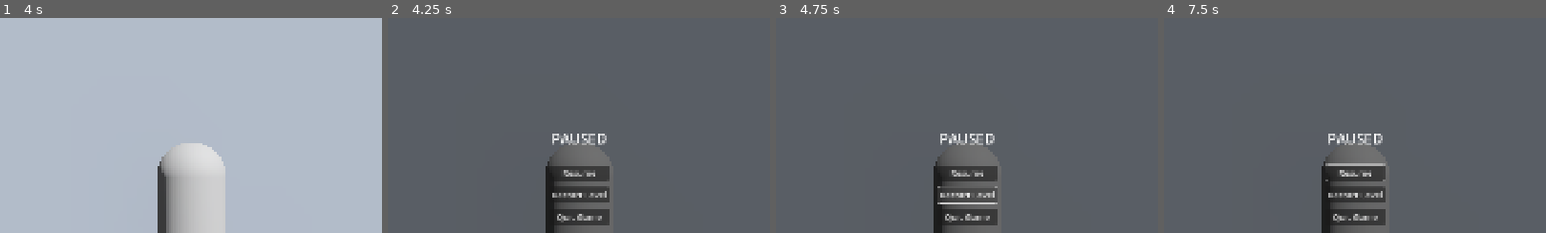
Above: before the commit, frames 1-4 (left to right).
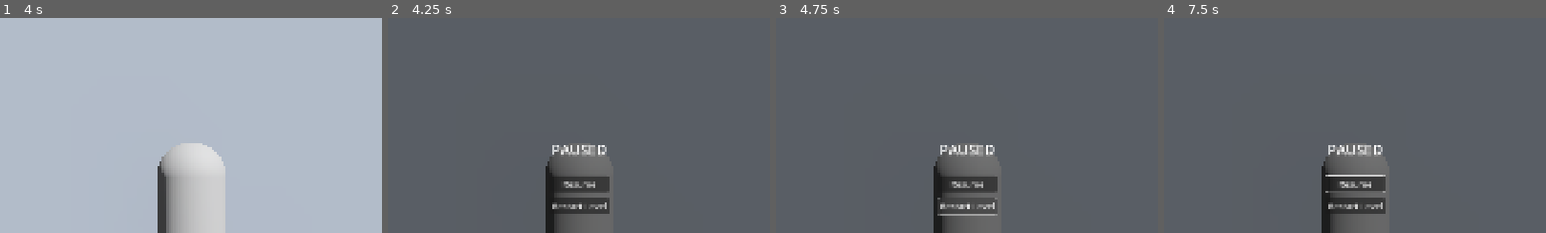
Above: after the commit, the same moments.

Repository: JacobSchantz/LightWeCanSee
Game: Godot game, scene res://scenes/tutorial_level.tscn
The game is run twice, just before and just after one commit, with the same random seed, the same clock (stepped at 60 frames per second) and the same inputs.
Inputs (mouse positions are % of the whole screen's width and height, from its top left):
- Up to frame 1 (4 s): tap G (extend_box) at 0.5, 0.6, 1.25, 1.35, 2, 2.1, 2.75, 2.85, 3.5, 3.6 s; move the mouse to (55, 50) at 0.52 s; hold Up (ui_up) from 0.53 s (still down); click (55, 50) at 0.67 s; tap Enter (ui_accept) at 0.77, 1.52, 3.02, 3.77 s; move the mouse to (45, 50) at 1.27 s; click (45, 50) at 1.42 s; move the mouse to (52, 48) at 2.02 s; click (52, 48) at 2.17 s; move the mouse to (49, 52) at 2.77 s; click (49, 52) at 2.92 s; move the mouse to (57, 51) at 3.52 s; click (57, 51) at 3.67 s
- Up to frame 2 (4.25 s): keep holding Up (ui_up); tap Escape (ui_cancel) at 4.15 s
- Up to frame 3 (4.75 s): release Up (ui_up) at 4.25 s; click "Restart Level" at 4.25 s
- Up to frame 4 (7.5 s): click "Restart Level" at 5 s; click "Restart Level" at 5.75 s; click "Resume" at 6.5 s; tap G (extend_box) at 7.25, 7.35 s; move the mouse to (20, 35) at 7.27 s; hold Left (ui_left) from 7.28 s (still down); click (20, 35) at 7.42 s
The pictures show only the part of the screen within x 25-75%, y 13-63%; the shares and areas given below are measured in that part.

Frame 1 is identical in both runs. In frame 2, 2.8% of the frame differs, in the area x 43-58%, y 53-97%; in frame 3, 3.0%; in frame 4, 3.2%, in the area x 42-58%, y 53-97%.

Commit message:
removed main menu

Diff:
--- a/scenes/level_manager.tscn
+++ /dev/null
@@ -1,71 +0,0 @@
-[gd_scene load_steps=6 format=3 uid="uid://c0c2ld8o4i31y"]
-
-[ext_resource type="PackedScene" uid="uid://dccutkhjc0ydt" path="res://scenes/player.tscn" id="2_6q5aq"]
-[ext_resource type="PackedScene" uid="uid://bw7hdh5yqcqd4" path="res://scenes/pause_menu.tscn" id="3_xp0yy"]
-
-[sub_resource type="Animation" id="Animation_fkun7"]
-resource_name = "fade_in"
-length = 0.5
-tracks/0/type = "value"
-tracks/0/imported = false
-tracks/0/enabled = true
-tracks/0/path = NodePath("TransitionOverlay:color")
-tracks/0/interp = 1
-tracks/0/loop_wrap = true
-tracks/0/keys = {
-"times": PackedFloat32Array(0, 0.5),
-"transitions": PackedFloat32Array(1, 1),
-"update": 0,
-"values": [Color(0, 0, 0, 1), Color(0, 0, 0, 0)]
-}
-
-[sub_resource type="Animation" id="Animation_qdvim"]
-resource_name = "fade_out"
-length = 0.5
-tracks/0/type = "value"
-tracks/0/imported = false
-tracks/0/enabled = true
-tracks/0/path = NodePath("TransitionOverlay:color")
-tracks/0/interp = 1
-tracks/0/loop_wrap = true
-tracks/0/keys = {
-"times": PackedFloat32Array(0, 0.5),
-"transitions": PackedFloat32Array(1, 1),
-"update": 0,
-"values": [Color(0, 0, 0, 0), Color(0, 0, 0, 1)]
-}
-
-[sub_resource type="AnimationLibrary" id="AnimationLibrary_n0knj"]
-_data = {
-&"fade_in": SubResource("Animation_fkun7"),
-&"fade_out": SubResource("Animation_qdvim")
-}
-
-[node name="LevelManager" type="Node3D"]
-
-[node name="LevelContainer" type="Node3D" parent="."]
-
-[node name="Player" parent="." instance=ExtResource("2_6q5aq")]
-transform = Transform3D(1, 0, 0, 0, 1, 0, 0, 0, 1, 0, 1, 5)
-
-[node name="DirectionalLight3D" type="DirectionalLight3D" parent="."]
-transform = Transform3D(0.866025, -0.353553, 0.353553, 0, 0.707107, 0.707107, -0.5, -0.612372, 0.612372, 0, 10, 0)
-shadow_enabled = true
-
-[node name="TransitionOverlay" type="ColorRect" parent="."]
-anchors_preset = 15
-anchor_right = 1.0
-anchor_bottom = 1.0
-grow_horizontal = 2
-grow_vertical = 2
-mouse_filter = 2
-color = Color(0, 0, 0, 0)
-
-[node name="TransitionAnimation" type="AnimationPlayer" parent="."]
-libraries = {
-"": SubResource("AnimationLibrary_n0knj")
-}
-
-[node name="PauseMenu" parent="." instance=ExtResource("3_xp0yy")]
-visible = false
-process_mode = 3
--- a/scenes/main.tscn
+++ b/scenes/main.tscn
@@ -10,7 +10,7 @@
 tracks/0/type = "value"
 tracks/0/imported = false
 tracks/0/enabled = true
-tracks/0/path = NodePath("TransitionOverlay:color")
+tracks/0/path = NodePath("CanvasLayer/TransitionOverlay:color")
 tracks/0/interp = 1
 tracks/0/loop_wrap = true
 tracks/0/keys = {
@@ -26,7 +26,7 @@
 tracks/0/type = "value"
 tracks/0/imported = false
 tracks/0/enabled = true
-tracks/0/path = NodePath("TransitionOverlay:color")
+tracks/0/path = NodePath("CanvasLayer/TransitionOverlay:color")
 tracks/0/interp = 1
 tracks/0/loop_wrap = true
 tracks/0/keys = {
@@ -42,22 +42,43 @@
 "fade_out": SubResource("Animation_qdvim")
 }
 
-[node name="Main" type="Node2D"]
+[node name="Main" type="Node3D"]
 script = ExtResource("1_1a1q8")
 
-[node name="Camera2D" type="Camera2D" parent="."]
+[node name="Camera3D" type="Camera3D" parent="."]
+transform = Transform3D(1, 0, 0, 0, 1, 0, 0, 0, 1, 0, 1.5, 0)
 
-[node name="Label" type="Label" parent="."]
+[node name="CanvasLayer" type="CanvasLayer" parent="."]
+
+[node name="Label" type="Label" parent="CanvasLayer"]
+anchors_preset = 5
+anchor_left = 0.5
+anchor_right = 0.5
 offset_left = -76.0
-offset_top = -13.0
+offset_top = 20.0
 offset_right = 76.0
-offset_bottom = 13.0
+offset_bottom = 46.0
+grow_horizontal = 2
 text = "Light We Can See"
 horizontal_alignment = 1
 vertical_alignment = 1
 
-[node name="PauseMenu" parent="." instance=ExtResource("2_l2qr5")]
+[node name="TransitionOverlay" type="ColorRect" parent="CanvasLayer"]
+anchors_preset = 15
+anchor_right = 1.0
+anchor_bottom = 1.0
+grow_horizontal = 2
+grow_vertical = 2
+mouse_filter = 2
+color = Color(0, 0, 0, 0)
+
+[node name="PauseMenu" parent="CanvasLayer" instance=ExtResource("2_l2qr5")]
 visible = false
+
+[node name="TransitionAnimation" type="AnimationPlayer" parent="CanvasLayer"]
+libraries = {
+"": SubResource("AnimationLibrary_n0knj")
+}
 
 [node name="LevelContainer" type="Node3D" parent="."]
 
@@ -67,17 +88,3 @@
 [node name="DirectionalLight3D" type="DirectionalLight3D" parent="."]
 transform = Transform3D(0.866025, -0.353553, 0.353553, 0, 0.707107, 0.707107, -0.5, -0.612372, 0.612372, 0, 10, 0)
 shadow_enabled = true
-
-[node name="TransitionOverlay" type="ColorRect" parent="."]
-anchors_preset = 15
-anchor_right = 1.0
-anchor_bottom = 1.0
-grow_horizontal = 2
-grow_vertical = 2
-mouse_filter = 2
-color = Color(0, 0, 0, 0)
-
-[node name="TransitionAnimation" type="AnimationPlayer" parent="."]
-libraries = {
-"": SubResource("AnimationLibrary_n0knj")
-}
--- a/scenes/pause_menu.tscn
+++ b/scenes/pause_menu.tscn
@@ -49,8 +49,3 @@
 layout_mode = 2
 theme_override_font_sizes/font_size = 22
 text = "Restart Level"
-
-[node name="QuitButton" type="Button" parent="CenterContainer/VBoxContainer"]
-layout_mode = 2
-theme_override_font_sizes/font_size = 22
-text = "Quit Game"
--- a/scripts/base_level.gd
+++ /dev/null
@@ -1,40 +0,0 @@
-extends Node3D
-
-# Signal emitted when the level is completed
-signal level_completed
-
-# Properties for each level
-@export var level_name: String = "Base Level"
-@export var level_description: String = "This is a base level"
-
-# Doors and physics objects
-@onready var door = $Door
-
-# UI elements will be set up in the specific level implementations
-
-# Called when the node enters the scene tree for the first time
-func _ready():
-	# Base setup for all levels
-	if door:
-		door.lock() # Lock the door by default
-
-# Method to complete the level
-func complete_level():
-	if door:
-		door.unlock()
-		# Play door opening animation or sound if available
-		await get_tree().create_timer(2.0).timeout
-
-	# Emit the level completed signal
-	emit_signal("level_completed")
-
-# Function to create the UI for physics questions
-func create_question_ui(question, options, correct_answer_index):
-	# This method will be overridden in child classes
-	pass
-
-# Function to check the answer
-func check_answer(selected_index, correct_index):
-	if selected_index == correct_index:
-		return true
-	return false
--- a/scripts/main.gd
+++ b/scripts/main.gd
@@ -1,14 +1,19 @@
-extends Node2D
+extends Node3D
 
 # Pause menu reference
-@onready var pause_menu = $PauseMenu
+@onready var pause_menu = $CanvasLayer/PauseMenu
 var is_paused = false
 
 # Level manager variables
 var current_level = 0
 var levels = []
-@onready var transition_animation = $TransitionAnimation if has_node("TransitionAnimation") else null
+@onready var transition_animation = $CanvasLayer/TransitionAnimation if has_node("CanvasLayer/TransitionAnimation") else null
 @onready var level_container = $LevelContainer if has_node("LevelContainer") else null
+
+# Base level properties
+signal level_completed
+@export var level_name: String = "Base Level"
+@export var level_description: String = "This is a base level"
 
 func _ready():
 	print("Light We Can See - Game Started")
@@ -20,14 +25,11 @@
 		# Connect pause menu button signals
 		var resume_button = pause_menu.get_node("CenterContainer/VBoxContainer/ResumeButton")
 		var restart_button = pause_menu.get_node("CenterContainer/VBoxContainer/RestartButton")
-		var quit_button = pause_menu.get_node("CenterContainer/VBoxContainer/QuitButton")
 
 		if resume_button:
 			resume_button.pressed.connect(_on_resume_button_pressed)
 		if restart_button:
 			restart_button.pressed.connect(_on_restart_button_pressed)
-		if quit_button:
-			quit_button.pressed.connect(_on_quit_button_pressed)
 
 	# Initialize level management if we have a level container
 	if level_container:
@@ -39,19 +41,15 @@
 
 		load_level(current_level)
 
+	# Base level setup - lock door if present
+	var door = find_child("Door", true, false)
+	if door:
+		door.lock() # Lock the door by default
+
 func _process(delta):
 	# Handle pause toggle with ESC key
 	if Input.is_action_just_pressed("ui_cancel"):
 		toggle_pause()
-
-# Process input for level switching debug keys
-func _input(event):
-	# Level switching debug keys (only if level_container exists)
-	if level_container and event is InputEventKey and event.pressed:
-		if event.keycode == KEY_F1:
-			load_level(0)  # Load level 1
-		elif event.keycode == KEY_F2:
-			load_level(1)  # Load level 2
 
 # ---- PAUSE MENU FUNCTIONS ----
 
@@ -81,10 +79,6 @@
 
 	# Get the current scene and reload it
 	get_tree().reload_current_scene()
-
-# Handle quit button
-func _on_quit_button_pressed():
-	get_tree().quit()
 
 # ---- LEVEL MANAGER FUNCTIONS ----
 
@@ -130,3 +124,16 @@
 
 	if transition_animation:
 		transition_animation.play("fade_in")
+
+# ---- BASE LEVEL FUNCTIONS ----
+
+# Method to complete the level
+func complete_level():
+	var door = find_child("Door", true, false)
+	if door:
+		door.unlock()
+		# Play door opening animation or sound if available
+		await get_tree().create_timer(2.0).timeout
+
+	# Emit the level completed signal
+	emit_signal("level_completed")
--- a/scripts/tutorial_level.gd
+++ b/scripts/tutorial_level.gd
@@ -1,4 +1,4 @@
-extends "res://scripts/base_level.gd"
+extends "res://scripts/main.gd"
 
 # UI elements
 @onready var tutorial_ui = $TutorialUI
@@ -23,7 +23,7 @@
 
 # Proximity detection
 var proximity_areas = []
-var player = null
+var player_node = null
 var detection_radius = 2.0  # Detection radius for all faces
 
 func _ready():
@@ -41,12 +41,12 @@
 
 	# Find the player
 	await get_tree().process_frame
-	player = get_tree().get_nodes_in_group("player")[0]
+	player_node = get_tree().get_nodes_in_group("player")[0]
 
 	# Set up pause handling
-	var pause_menu = find_child("PauseMenu", true, false)
-	if pause_menu:
-		pause_menu.visible = false
+	var level_pause_menu = find_child("PauseMenu", true, false)
+	if level_pause_menu:
+		level_pause_menu.visible = false
 
 # Update the instruction text
 func update_instruction(text):
@@ -71,7 +71,7 @@
 		3: # Purple face
 			update_instruction("You've interacted with the Purple Face!")
 
-# Process function for handling pause
+# Process function for handling pause - overrides the main.gd _process
 func _process(delta):
 	# Handle pause toggle with ESC key
 	if Input.is_action_just_pressed("ui_cancel"):
@@ -79,22 +79,22 @@
 
 # Toggle pause state
 func toggle_pause():
-	var pause_menu = find_child("PauseMenu", true, false)
-	if pause_menu:
-		var is_paused = !get_tree().paused
-		get_tree().paused = is_paused
-		pause_menu.visible = is_paused
+	var level_pause_menu = find_child("PauseMenu", true, false)
+	if level_pause_menu:
+		var level_paused = !get_tree().paused
+		get_tree().paused = level_paused
+		level_pause_menu.visible = level_paused
 
 		# Toggle mouse mode based on pause state
-		if is_paused:
+		if level_paused:
 			Input.mouse_mode = Input.MOUSE_MODE_VISIBLE
 		else:
 			Input.mouse_mode = Input.MOUSE_MODE_CAPTURED
 
 # Handle player falling out of bounds
 func player_fell_out_of_bounds():
-	if player:
-		player.restart_level()
+	if player_node:
+		player_node.restart_level()
 
 # Optional respawn effect
 func play_respawn_effect():
Not shown: 1 places in scenes/main_menu.tscn that only renumber resources
